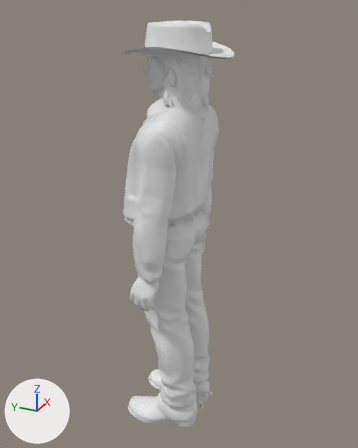
One commit to the glTF model assets/people/colter_rider_s2_talking.glb: the scene before it, then after it.
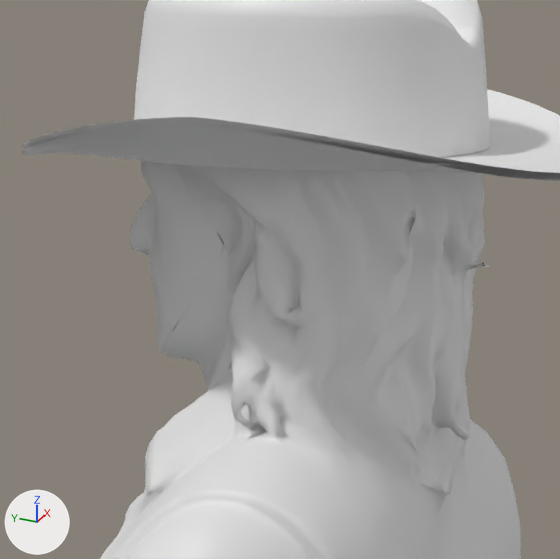
Each version is shown whole from a camera (50 mm lens) standing at (-1.726, -0.787, 1.868) and looking at (0.041, 0.008, 0.984), then close up on the part from 33% to 63% of the width and 5% to 29% of the height. Arrows for +X, +Y and +Z are at lower left; the lights stay in place. The first two pictures are the older version.

The scene before the commit, as lines of its bpy script (objects in view):
```python
me_body_head = bpy.data.meshes.new('body_head')
me_body_head.from_pydata(...)  # 4915 vertices, 9636 faces; spans x -0.11..0.109, y -0.141..0.135, z 1.509..1.767
me_cloth_hat = bpy.data.meshes.new('cloth_hat')
me_cloth_hat.from_pydata(...)  # 2178 vertices, 4224 faces; spans x -0.115..0.112, y -0.135..0.116, z 1.688..1.79
me_cloth_hat_brim = bpy.data.meshes.new('cloth_hat_brim')
me_cloth_hat_brim.from_pydata(...)  # 768 vertices, 1280 faces; spans x -0.185..0.181, y -0.213..0.194, z 1.675..1.72
ob_body_head = bpy.data.objects.new('body_head', me_body_head)
ob_body_head.location = (0.0, 0.0, 0.0)
ob_cloth_hat = bpy.data.objects.new('cloth_hat', me_cloth_hat)
ob_cloth_hat.location = (0.0, 0.0, 0.0)
ob_cloth_hat_brim = bpy.data.objects.new('cloth_hat_brim', me_cloth_hat_brim)
ob_cloth_hat_brim.location = (0.0, 0.0, 0.0)
# also in view: 'body_skin' at (0.001, 0.023, 0.797)
```
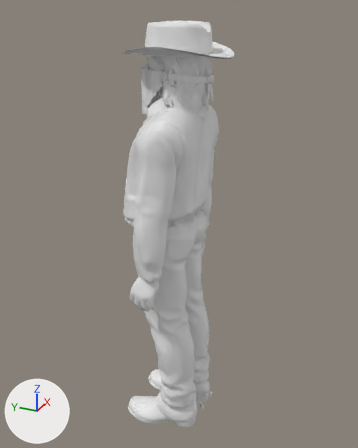
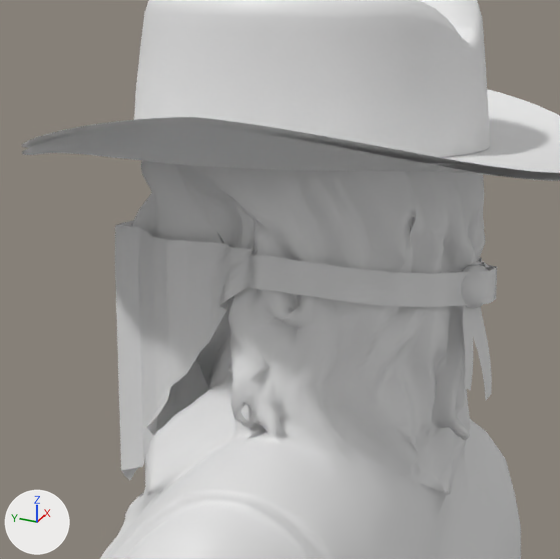
Boxes (x1, y1, x2, y2) around the edits, measured in the close-ups (560 x 559 px):
'cloth_bandana_mask', added: after (115, 220, 497, 480)

Diff of the bpy script that builds the scene:
```diff
--- a/assets/people/colter_rider_s2_talking.glb.py
+++ b/assets/people/colter_rider_s2_talking.glb.py
@@ me_cloth_bandana_mask @@
+me_cloth_bandana_mask.from_pydata(...)  # 1626 vertices, 3024 faces; spans x -0.112..0.111, y -0.143..0.141, z 1.441..1.629
@@ ob_cloth_bandana_mask @@
+ob_cloth_bandana_mask = bpy.data.objects.new('cloth_bandana_mask', me_cloth_bandana_mask)
+ob_cloth_bandana_mask.location = (0.0, 0.0, 0.0)
```
